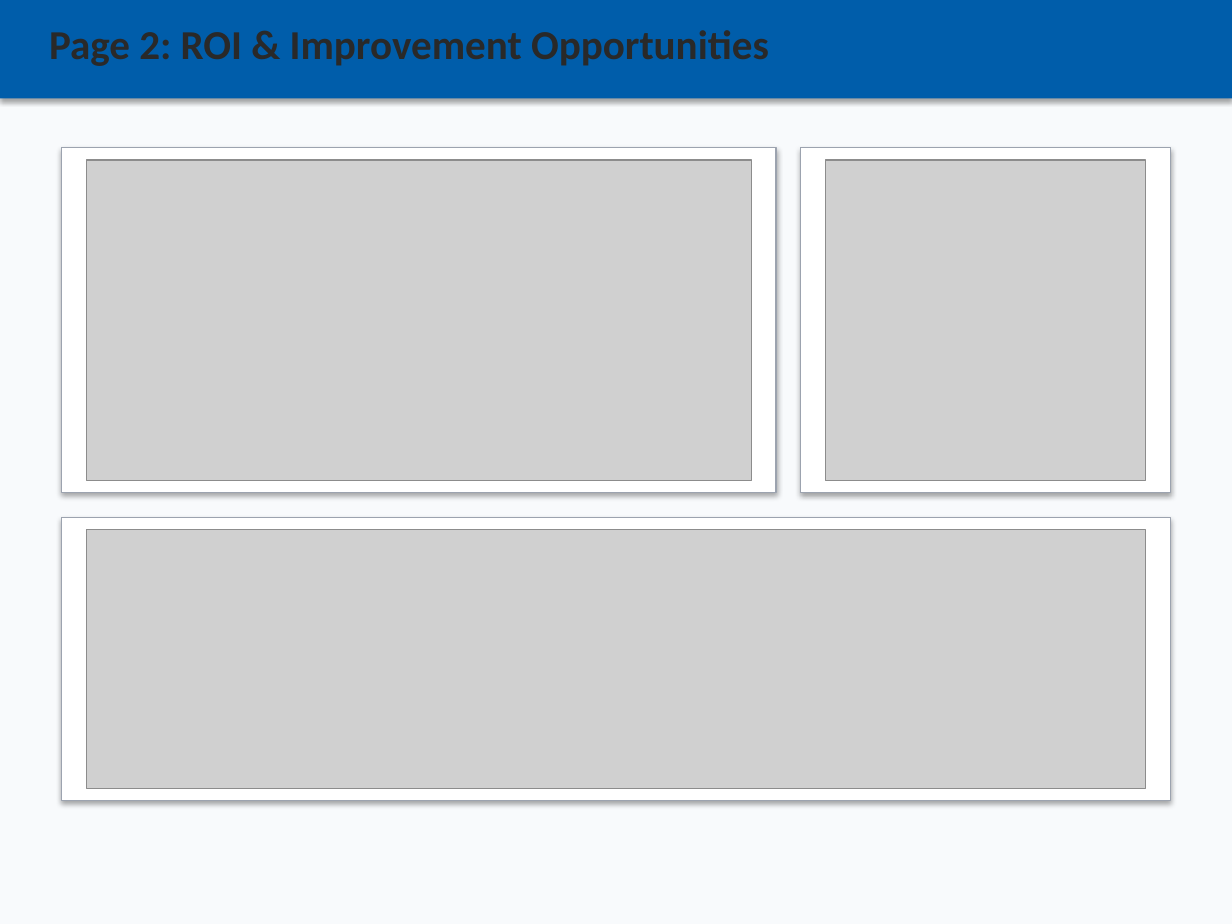
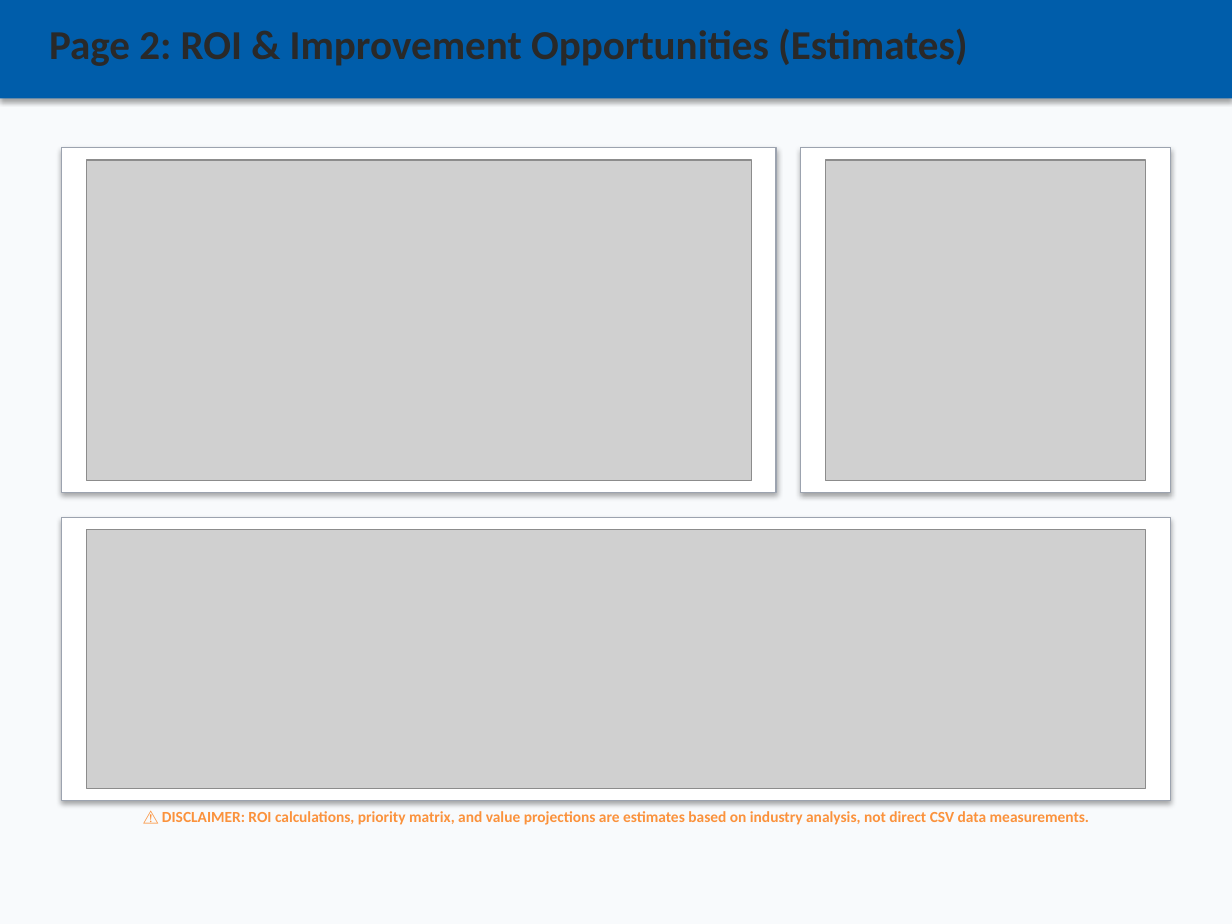
Before and after one commit to jsperson/newman_dataviz, a slide deck: slide 4 of module8/SpaceX_PowerBI_Dashboard_Design.pptx. Drawn at 1232x924 pixels with LibreOffice and Linux fonts; fonts in the diff are those of the drawing; grey boxes stand for pictures. Boxes give left, top, right and bottom in pixels: in the first picture for what was removed or moved away, otherwise in the second. Text is boxed around its words. In the diff, an @@ line names an element or a change of style, - is before the commit and + after.

```diff
--- a/module8/SpaceX_PowerBI_Dashboard_Design.pptx
+++ b/module8/SpaceX_PowerBI_Dashboard_Design.pptx
@@ text at bbox=[49, 29, 968, 66]: text changed @@
-Page 2: ROI & Improvement Opportunities
+Page 2: ROI & Improvement Opportunities (Estimates)
@@ text added at bbox=[162, 811, 1089, 825], 9 pt, text #FB923C, bold @@
+⚠️ DISCLAIMER: ROI calculations, priority matrix, and value projections are estimates based on industry analysis, not direct CSV data measurements.
```
Also in this commit, not shown: 2 other slides changed.
